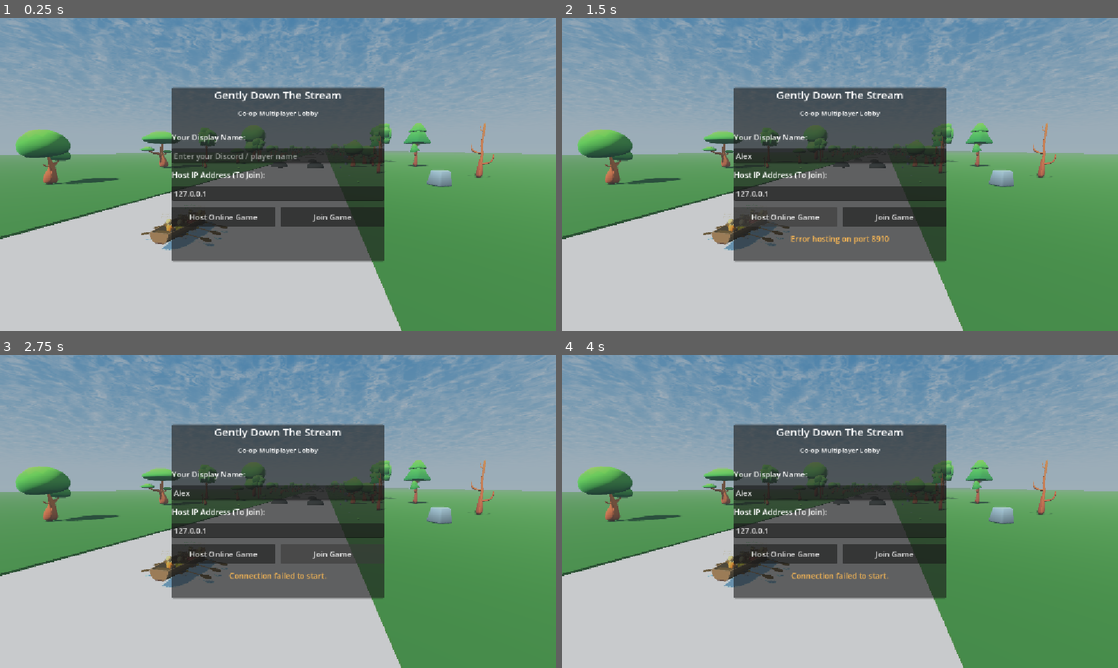
Above: before the commit, frames 1-4 (two rows, left to right).
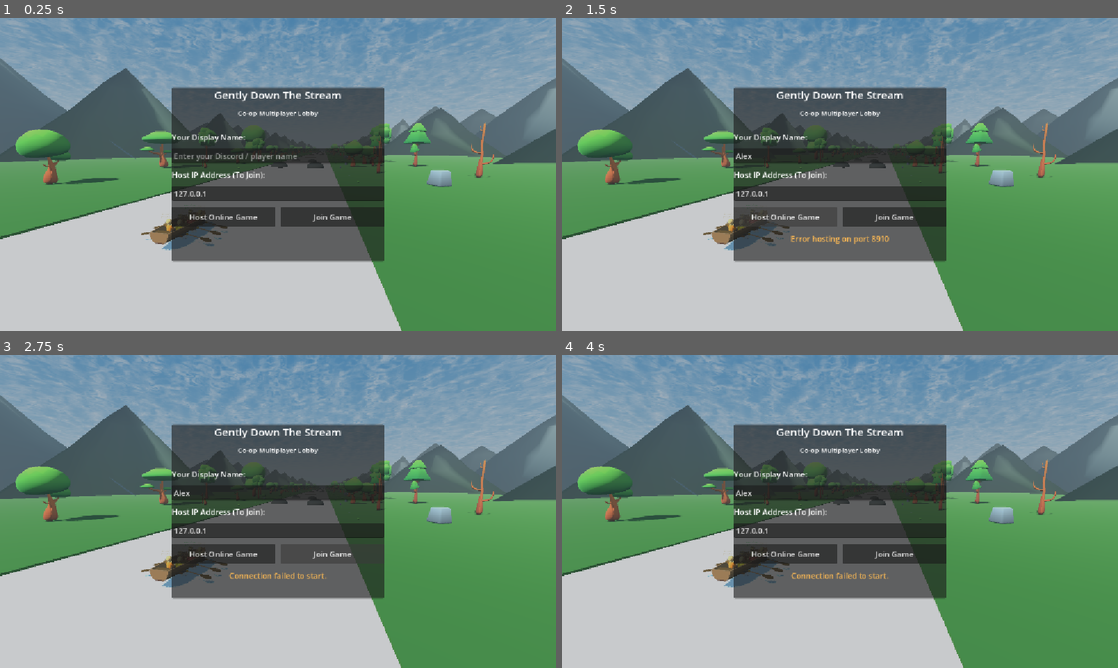
Above: after the commit, the same moments.

Repository: Calpringles/StrathPlay-StrathHack26-team-6
Game: Godot game, scene res://networking/Lobby.tscn
Two runs of this game, one before a commit and one after it. Both use one fixed random seed, a clock stepped at 60 frames per second and the inputs below.
Inputs (mouse positions are in pixels of both pictures, inside the frame that each line leads up to):
- Up to frame 1 (0.25 s): no input
- Up to frame 2 (1.5 s): click (840, 155) at 0.52 s; type "Alex" at 0.6 s; click "Host Online Game" at 1.25 s
- Up to frame 3 (2.75 s): click "Join Game" at 2 s
- Up to frame 4 (4 s): move the mouse to (962, 495) at 2.77 s; right-click (962, 495) at 2.85 s; move the mouse to (728, 527) at 3.52 s; tap 1 at 3.6 s

The runs differ from the first frame. In frame 1, 11% of the frame differs, in the area x 0-100%, y 12-47%; in frame 2, 11%; in frame 3, 11%; in frame 4, 11%.

Commit message:
improved windy rock ending
added better looking rocks, made the path wider but windy

Diff:
--- a/gently-down-the-stream/river.gd
+++ b/gently-down-the-stream/river.gd
@@ -55,6 +55,7 @@
 	_create_environment()
 	_create_river_bed_and_water()
 	_create_river_banks()
+	_create_mountain_backdrop()
 	_generate_obstacles()
 	_decorate_banks()
 	if preview_mode:
@@ -75,7 +76,9 @@
 	hazards.name = "RiverHazards"
 	hazards.set_script(load("res://river_hazards.gd"))
 	add_child(hazards)
-	NetworkManager.call_deferred("notify_game_loaded")
+	var network_manager = get_node_or_null("/root/NetworkManager")
+	if network_manager != null:
+		network_manager.call_deferred("notify_game_loaded")
 
 	# Connect boat sync and damage events
 	if boat.has_signal("sync_row_achieved"):
@@ -138,6 +141,49 @@
 		directional_light.light_energy = 0.65
 		directional_light.shadow_enabled = true
 		directional_light.rotation_degrees = Vector3(-45, -30, 0)
+
+func _create_mountain_backdrop() -> void:
+	var mountains = Node3D.new()
+	mountains.name = "MountainBackdrop"
+	add_child(mountains)
+	var random = RandomNumberGenerator.new()
+	random.seed = 91735
+	var material = StandardMaterial3D.new()
+	material.vertex_color_use_as_albedo = true
+	material.roughness = 1.0
+	for side in [-1, 1]:
+		for layer in range(2):
+			for index in range(16):
+				var height = random.randf_range(22, 38) if layer == 0 else random.randf_range(38, 64)
+				var radius = random.randf_range(28, 42) if layer == 0 else random.randf_range(45, 65)
+				var surface = SurfaceTool.new()
+				surface.begin(Mesh.PRIMITIVE_TRIANGLES)
+				var rings: Array = []
+				for tier in range(4):
+					var ring: Array[Vector3] = []
+					var tier_radius = [1.0, 0.52, 0.2, 0.0][tier]
+					var tier_height = [0.0, 0.5, 0.82, 1.0][tier]
+					for point in range(10):
+						var angle = TAU * point / 10.0
+						var width = radius * tier_radius * random.randf_range(0.85, 1.15)
+						ring.append(Vector3(cos(angle) * width + tier * 1.5, height * tier_height, sin(angle) * width))
+					rings.append(ring)
+				for tier in range(3):
+					for point in range(10):
+						var next = (point + 1) % 10
+						var faces = [[rings[tier][point], rings[tier + 1][point], rings[tier][next]], [rings[tier][next], rings[tier + 1][point], rings[tier + 1][next]]]
+						for face in faces:
+							for vertex in face:
+								var lower_color = Color("#587754") if layer == 0 else Color("#607d87")
+								var upper_color = Color("#8c9690") if layer == 0 else Color("#c4ccc7")
+								surface.set_color(lower_color.lerp(upper_color, vertex.y / height))
+								surface.add_vertex(vertex)
+				surface.generate_normals()
+				var mountain = MeshInstance3D.new()
+				mountain.mesh = surface.commit()
+				mountain.material_override = material
+				mountain.position = Vector3(side * random.randf_range(70 + layer * 70, 85 + layer * 70), 0.0, 130.0 - index * 90.0 + random.randf_range(-15, 15))
+				mountains.add_child(mountain)
 
 func _create_river_bed_and_water() -> void:
 	# 1. Flowing Realistic River Water Surface
@@ -627,7 +673,7 @@
 	wood_mat.albedo_color = Color("#8b5a2b")
 
 	var banner_mat: StandardMaterial3D = StandardMaterial3D.new()
-	banner_mat.albedo_color = Color("#ffd700") # Gold celebratory banner
+	banner_mat.albedo_color = Color("#176b70")
 
 	# Archway Pillars
 	for side in [-1.0, 1.0]:
@@ -658,6 +704,15 @@
 	banner.material_override = banner_mat
 	banner.position = Vector3(0.0, 5.8, 0.0)
 	finish_node.add_child(banner)
+	var trim = MeshInstance3D.new()
+	var trim_mesh = BoxMesh.new()
+	trim_mesh.size = Vector3(15.5, 2.4, 0.08)
+	trim.mesh = trim_mesh
+	var trim_material = StandardMaterial3D.new()
+	trim_material.albedo_color = Color("#e8bf72")
+	trim.material_override = trim_material
+	trim.position = Vector3(0, 5.8, -0.08)
+	finish_node.add_child(trim)
 
 	# 3D Label
 	var finish_lbl: Label3D = Label3D.new()
@@ -665,10 +720,10 @@
 	finish_lbl.font_size = 96
 	finish_lbl.pixel_size = 0.008
 	var bold_font = SystemFont.new()
-	bold_font.font_names = PackedStringArray(["Arial", "Noto Sans"])
+	bold_font.font_names = PackedStringArray(["Georgia", "DejaVu Serif"])
 	bold_font.font_weight = 800
 	finish_lbl.font = bold_font
-	finish_lbl.modulate = Color(0.1, 0.1, 0.1)
+	finish_lbl.modulate = Color("#fff1cc")
 	finish_lbl.position = Vector3(0.0, 5.8, 0.08)
 	finish_node.add_child(finish_lbl)
 
@@ -917,7 +972,7 @@
 	vic_title.horizontal_alignment = HORIZONTAL_ALIGNMENT_CENTER
 	vic_title.add_theme_font_size_override("font_size", 54)
 	var bold_font = SystemFont.new()
-	bold_font.font_names = PackedStringArray(["Arial", "Noto Sans"])
+	bold_font.font_names = PackedStringArray(["Georgia", "DejaVu Serif"])
 	bold_font.font_weight = 800
 	vic_title.add_theme_font_override("font", bold_font)
 	vic_title.add_theme_color_override("font_outline_color", Color(0.2, 0.1, 0.0))
@@ -1044,8 +1099,9 @@
 	# The host owns physics and damage. Mirror the resulting state so every
 	# player sees the flash, notification, hull value, and game-over panel at
 	# the same time.
-	if multiplayer != null and multiplayer.has_multiplayer_peer() and multiplayer.is_server():
-		for id in NetworkManager.get_loaded_game_peers():
+	var network_manager = get_node_or_null("/root/NetworkManager")
+	if network_manager != null and multiplayer != null and multiplayer.has_multiplayer_peer() and multiplayer.is_server():
+		for id in network_manager.get_loaded_game_peers():
 			_sync_damage.rpc_id(id, new_health, amount, reason)
 
 func _apply_damage_state(new_health: float, amount: float, reason: String) -> void:
@@ -1070,7 +1126,8 @@
 	_apply_damage_state(new_health, amount, reason)
 
 func _is_game_authority() -> bool:
-	return not NetworkManager.is_connection_ready() or multiplayer.is_server()
+	var network_manager = get_node_or_null("/root/NetworkManager")
+	return network_manager == null or not network_manager.is_connection_ready() or (multiplayer != null and multiplayer.is_server())
 
 func _on_boat_sync_row(_seat_a: int, _seat_b: int) -> void:
 	sync_combos += 1
@@ -1105,7 +1162,9 @@
 	get_node("RiverWildlife")._sync_game_state(state.clock, state.health, state.state, state.crocodiles, state.ending_time, state.ending_x, state.trees)
 	get_node("RiverHazards").update_trees(false)
 	_update_hud(0.0)
-	NetworkManager.local_game_loaded = true
+	var network_manager = get_node_or_null("/root/NetworkManager")
+	if network_manager != null:
+		network_manager.local_game_loaded = true
 
 func _update_hud(_delta: float) -> void:
 	if distance_bar != null:
@@ -1156,12 +1215,15 @@
 		boat.velocity = Vector3.ZERO
 	# Detach the camera so the boat can tumble without rolling the view.
 	camera.set_as_top_level(true)
-	camera.global_position = Vector3(16, 10, WATERFALL_Z + 15)
-	camera.look_at(Vector3(0, -5, WATERFALL_Z - 5), Vector3.UP)
+	camera.global_position = Vector3(20, 7, WATERFALL_Z + 12)
+	camera.look_at(Vector3(0, -8, WATERFALL_Z - 5), Vector3.UP)
 	cam_base_pos = camera.position
 
 func _update_victory_ending(delta: float) -> void:
+	var previous_burst = int(victory_elapsed / 0.8)
 	victory_elapsed += delta
+	if victory_elapsed < 12.0 and int(victory_elapsed / 0.8) > previous_burst:
+		_create_finish_firework(int(victory_elapsed / 0.8))
 	var travel = minf(victory_elapsed * 6.0, 44.0)
 	boat.position.x = lerpf(victory_start_x, 0.0, clampf(victory_elapsed / 3.0, 0.0, 1.0))
 	boat.position.z = -RIVER_LENGTH - travel
@@ -1169,6 +1231,41 @@
 	boat.position.y = maxf(-17.8, 0.2 - 3.5 * fall_time * fall_time)
 	boat.rotation.x = lerpf(boat.rotation.x, deg_to_rad(-65.0) if boat.position.y > -17.7 and fall_time > 0.0 else 0.0, minf(1.0, delta * 3.0))
 	boat.rotation.y = lerp_angle(boat.rotation.y, 0.0, minf(1.0, delta * 2.0))
+
+func _create_finish_firework(index: int) -> void:
+	var burst = CPUParticles3D.new()
+	burst.name = "FinishFirework"
+	burst.position = Vector3(-7.0 if index % 2 == 0 else 7.0, 8.0 + (index % 3) * 2.0, WATERFALL_Z - 4.0 - (index % 4) * 3.0)
+	burst.amount = 85
+	burst.lifetime = 2.2
+	burst.one_shot = true
+	burst.explosiveness = 1.0
+	burst.spread = 180.0
+	burst.initial_velocity_min = 3.5
+	burst.initial_velocity_max = 6.5
+	burst.gravity = Vector3(0, -2.4, 0)
+	burst.scale_amount_min = 0.07
+	burst.scale_amount_max = 0.13
+	var spark = SphereMesh.new()
+	spark.radius = 1.0
+	spark.height = 2.0
+	spark.radial_segments = 6
+	spark.rings = 3
+	var material = StandardMaterial3D.new()
+	material.shading_mode = BaseMaterial3D.SHADING_MODE_UNSHADED
+	material.transparency = BaseMaterial3D.TRANSPARENCY_ALPHA
+	material.vertex_color_use_as_albedo = true
+	spark.material = material
+	burst.mesh = spark
+	var colors = [Color("#ffba52"), Color("#74e8ed"), Color("#ff83bd"), Color("#b9a0ff")]
+	var gradient = Gradient.new()
+	var color: Color = colors[index % colors.size()]
+	gradient.set_color(0, color)
+	gradient.set_color(1, Color(color.r, color.g, color.b, 0.0))
+	burst.color_ramp = gradient
+	add_child(burst)
+	burst.emitting = true
+	burst.finished.connect(burst.queue_free)
 
 func _create_waterfall() -> void:
 	var falls = MeshInstance3D.new()
@@ -1184,6 +1281,15 @@
 	waterfall_material.shader = load("res://waterfall.gdshader")
 	falls.material_override = waterfall_material
 	add_child(falls)
+	var crest = MeshInstance3D.new()
+	crest.name = "WaterfallCrest"
+	var crest_mesh = PlaneMesh.new()
+	crest_mesh.size = Vector2(RIVER_WIDTH, 3.0)
+	crest_mesh.subdivide_width = 32
+	crest.mesh = crest_mesh
+	crest.material_override = waterfall_material
+	crest.position = Vector3(0, 0.1, WATERFALL_Z + 1.5)
+	add_child(crest)
 	var pool = MeshInstance3D.new()
 	pool.name = "WaterfallPool"
 	var pool_mesh = PlaneMesh.new()
@@ -1224,8 +1330,8 @@
 	surface.begin(Mesh.PRIMITIVE_TRIANGLES)
 	var colors = [Color(1, 0.18, 0.15, 0.55), Color(1, 0.52, 0.1, 0.55), Color(1, 0.9, 0.16, 0.55), Color(0.25, 0.88, 0.38, 0.55), Color(0.15, 0.65, 1, 0.55), Color(0.35, 0.3, 0.9, 0.55), Color(0.72, 0.3, 0.9, 0.55)]
 	for band in range(colors.size()):
-		var outer = 12.0 - band * 0.3
-		var inner = outer - 0.3
+		var outer = 18.0 - band * 0.5
+		var inner = outer - 0.5
 		for segment in range(64):
 			var a = PI * segment / 64.0
 			var b = PI * (segment + 1) / 64.0
@@ -1241,21 +1347,21 @@
 	material.transparency = BaseMaterial3D.TRANSPARENCY_ALPHA
 	material.cull_mode = BaseMaterial3D.CULL_DISABLED
 	rainbow.material_override = material
-	rainbow.position = Vector3(0, -16.5, WATERFALL_Z - 8)
+	rainbow.position = Vector3(0, 0.8, -RIVER_LENGTH + 8.0)
 	add_child(rainbow)
 
 func _create_waterfall_spray() -> void:
 	var mist = CPUParticles3D.new()
 	mist.name = "WaterfallMist"
 	mist.position = Vector3(0, -17, WATERFALL_Z - 1.5)
-	mist.amount = 100
-	mist.lifetime = 2.5
+	mist.amount = 150
+	mist.lifetime = 3.5
 	mist.emission_shape = CPUParticles3D.EMISSION_SHAPE_BOX
 	mist.emission_box_extents = Vector3(8, 0.25, 1.5)
 	mist.direction = Vector3(0, 1, -0.2)
 	mist.spread = 35
-	mist.initial_velocity_min = 1.5
-	mist.initial_velocity_max = 3.0
+	mist.initial_velocity_min = 2.5
+	mist.initial_velocity_max = 4.5
 	mist.gravity = Vector3(0, -0.5, 0)
 	var puff = QuadMesh.new()
 	puff.size = Vector2(1.5, 1.5)
@@ -1268,10 +1374,18 @@
 	fade.set_color(1, Color(1, 1, 1, 0))
 	mist.color_ramp = fade
 	add_child(mist)
+	var lip_mist: CPUParticles3D = mist.duplicate()
+	lip_mist.name = "WaterfallLipMist"
+	lip_mist.position = Vector3(0, 0.5, WATERFALL_Z - 0.5)
+	lip_mist.amount = 35
+	lip_mist.lifetime = 2.0
+	lip_mist.initial_velocity_min = 0.5
+	lip_mist.initial_velocity_max = 1.0
+	add_child(lip_mist)
 	var spray = CPUParticles3D.new()
 	spray.name = "WaterfallSpray"
 	spray.position = Vector3(0, -0.25, WATERFALL_Z - 0.25)
-	spray.amount = 140
+	spray.amount = 180
 	spray.lifetime = 2.0
 	spray.emission_shape = CPUParticles3D.EMISSION_SHAPE_BOX
 	spray.emission_box_extents = Vector3(8.5, 0.15, 0.15)
@@ -1292,15 +1406,18 @@
 func _on_retry_pressed() -> void:
 	if not _is_game_authority():
 		return
-	if NetworkManager.is_connection_ready():
+	var network_manager = get_node_or_null("/root/NetworkManager")
+	if network_manager != null and network_manager.is_connection_ready():
 		_restart_river.rpc()
 	else:
 		_restart_river()
 
 @rpc("authority", "call_local", "reliable")
 func _restart_river() -> void:
-	NetworkManager.loaded_game_peers.clear()
-	NetworkManager.local_game_loaded = false
+	var network_manager = get_node_or_null("/root/NetworkManager")
+	if network_manager != null:
+		network_manager.loaded_game_peers.clear()
+		network_manager.local_game_loaded = false
 	get_tree().reload_current_scene()
 
 func _on_return_to_lobby_pressed() -> void:
--- a/gently-down-the-stream/river_hazards.gd
+++ b/gently-down-the-stream/river_hazards.gd
@@ -23,6 +23,7 @@
 	_create_whirlpools()
 	_clear_tree_lanes()
 	_create_finale()
+	_create_approach_debris()
 	_create_leaks()
 	_create_jumping_fish()
 
@@ -67,7 +68,7 @@
 		var side = 1.0 if i % 2 == 0 else -1.0
 		tree.position = Vector3(side * 9.4, 0.15, -70.0 - i * 80.0)
 		if i >= 9:
-			tree.position.z = [-760.0, -910.0, -955.0][i - 9]
+			tree.position.z = [-755.0, -925.0, -960.0][i - 9]
 		tree.set_meta("side", side)
 		tree.set_meta("triggered_at", -1.0)
 		tree.set_meta("hit", false)
@@ -158,7 +159,7 @@
 		var whirl = _add_mesh_instance(self, plane, Vector3(direction * 4.3, 0.055, -115.0 - i * 100.0), material)
 		whirl.name = "Whirlpool%d" % i
 		if i >= 7:
-			whirl.position = Vector3(0, 0.055, -860.0 - (i - 7) * 35.0)
+			whirl.position = Vector3(0, 0.055, -910.0 - (i - 7) * 35.0)
 		whirl.set_meta("base_position", whirl.position)
 		whirl.set_meta("phase", i * 1.7)
 		whirl.set_meta("direction", direction)
@@ -175,18 +176,75 @@
 
 func _create_finale() -> void:
 	var obstacles = river.get_node("Obstacles")
-	var rock_material = _material(Color(0.35, 0.4, 0.39))
-	var buoy_material = _material(Color(1, 0.72, 0.18))
-	for row in range(2):
-		var z = -790.0 - row * 35.0
-		var gap_x = -3.2 if row == 0 else 3.2
-		for x in [-6.3, -2.1, 2.1, 6.3]:
-			if absf(x - gap_x) > 2.4:
-				river._spawn_rock(obstacles, Vector3(x, 0.2, z), 1.15, rock_material)
-		# Bright floating buoys mark the open lane without warning text.
+	var rng = RandomNumberGenerator.new()
+	rng.seed = 4817
+	# Both walls follow three sweeping bends with the same clear gap.
+	for row in range(32):
+		var progress = float(row) / 31.0
+		var z = -780.0 - progress * 110.0
+		var centre_x = sin(progress * TAU * 1.5) * 3.8
 		for side in [-1, 1]:
-			var buoy = _add_mesh_instance(self, _create_sphere_mesh(0.25), Vector3(gap_x + side * 2.1, 0.2, z + 3), buoy_material)
-			buoy.name = "FinaleBuoy%d_%d" % [row, side]
+			for layer in range(2):
+				var width = rng.randf_range(1.7, 2.7)
+				var x = centre_x + side * (4.2 + width / 2.0 + layer * 2.3)
+				var rock = _create_scenery_rock(obstacles, Vector3(x, -0.25, z + rng.randf_range(-0.3, 0.3)), Vector3(width, rng.randf_range(1.2, 3.6), rng.randf_range(2.4, 3.8)), rng)
+				rock.set_meta("corridor_centre", centre_x)
+				rock.set_meta("rock_width", width)
+
+func _create_scenery_rock(parent: Node3D, position: Vector3, size: Vector3, rng: RandomNumberGenerator) -> StaticBody3D:
+	var assets = ["Rock_1_A", "Rock_1_D", "Rock_2_B", "Rock_2_F", "Rock_3_C", "Rock_3_H", "Rock_3_N"]
+	var asset: String = assets[rng.randi_range(0, assets.size() - 1)]
+	var scene: PackedScene = load("res://Game-Assets/GameWorld-Assets/fbx/" + asset + "_Color1.fbx")
+	var rock = StaticBody3D.new()
+	rock.name = "RockScenery"
+	rock.position = position
+	rock.add_to_group("river_damage_obstacle")
+	rock.set_meta("rock_asset", asset)
+	parent.add_child(rock)
+	var model: Node3D = scene.instantiate()
+	rock.add_child(model)
+	model.rotation.y = rng.randf_range(0.0, TAU)
+	var bounds: AABB = wildlife._mesh_bounds(model)
+	# Scale the rotated model in a wrapper so the visible rock fits its collision.
+	var wrapper = Node3D.new()
+	rock.add_child(wrapper)
+	model.reparent(wrapper)
+	wrapper.scale = size / bounds.size
+	model.position -= Vector3(bounds.get_center().x, bounds.position.y, bounds.get_center().z)
+	var collider = CollisionShape3D.new()
+	var shape = BoxShape3D.new()
+	shape.size = size
+	collider.shape = shape
+	collider.position.y = size.y / 2.0
+	rock.add_child(collider)
+	return rock
+
+func _create_approach_debris() -> void:
+	var rng = RandomNumberGenerator.new()
+	rng.seed = 7193
+	var obstacles = river.get_node("Obstacles")
+	var wood = _material(Color(0.32, 0.19, 0.09))
+	for i in range(16):
+		var z = -520.0 - i * 15.0
+		# Leave space around falling trees and alternate the open side.
+		var near_tree = false
+		for tree in trees:
+			if absf(tree.position.z - z) < 10.0:
+				near_tree = true
+		if near_tree:
+			continue
+		var side = 1.0 if i % 2 == 0 else -1.0
+		_create_scenery_rock(obstacles, Vector3(side * rng.randf_range(4.8, 7.4), -0.25, z), Vector3(rng.randf_range(1.3, 2.3), rng.randf_range(0.9, 2.2), rng.randf_range(1.6, 2.8)), rng)
+		if i % 3 == 0:
+			river._spawn_log(obstacles, Vector3(-side * 5.7, 0.05, z - 6.0), 2.6, wood)
+			var branch: Node3D = obstacles.get_child(obstacles.get_child_count() - 1)
+			branch.rotation.y = rng.randf_range(-0.9, 0.9)
+			var twig = CylinderMesh.new()
+			twig.top_radius = 0.04
+			twig.bottom_radius = 0.12
+			twig.height = 1.4
+			var fork = _add_mesh_instance(branch, twig, Vector3(0.3, 0.08, 0.4), wood)
+			fork.rotation = Vector3(0.9, 0, -0.8)
 
 func get_turbulence_at(position: Vector3) -> float:
 	var intensity = 0.0
--- a/gently-down-the-stream/test_river_hazards.gd
+++ b/gently-down-the-stream/test_river_hazards.gd
@@ -22,7 +22,21 @@
 	assert(not hazards.whirlpools[0].position.is_equal_approx(whirl_start), "Whirlpools must move")
 	wildlife.clock = 0.0
 	hazards.update_whirlpools()
-	assert(hazards.get_node_or_null("FinaleBuoy0_-1") != null, "Finale must mark alternate rock gaps")
+	assert(hazards.get_node_or_null("FinaleBuoy0_-1") == null, "Finale must have no yellow buoys")
+	var corridor_rocks = 0
+	var rock_assets = {}
+	for obstacle in river.get_node("Obstacles").get_children():
+		if obstacle.has_meta("corridor_centre"):
+			corridor_rocks += 1
+			var inner_edge = absf(obstacle.position.x - float(obstacle.get_meta("corridor_centre"))) - float(obstacle.get_meta("rock_width")) / 2.0
+			assert(inner_edge >= 4.19, "Rock walls must leave eight metres of clear water")
+			rock_assets[obstacle.get_meta("rock_asset")] = true
+			var visible_bounds: AABB = wildlife._mesh_bounds(obstacle.get_child(0))
+			assert(visible_bounds.size.x <= float(obstacle.get_meta("rock_width")) + 0.01, "Visible rock must fit the clear passage")
+	assert(corridor_rocks >= 90, "Finale must have rocks along both sides of the passage")
+	assert(rock_assets.size() >= 5, "Finale must use varied scenery models")
+	river._create_finish_firework(1)
+	assert(river.get_node("FinishFirework").emitting, "Finish celebration must emit fireworks")
 	river._show_notification("Test warning", Color.RED, 2.0)
 	assert(not river.notification_banner.visible, "Gameplay text warnings must stay hidden")
 	var environment = river.get_node("WorldEnvironment").environment
